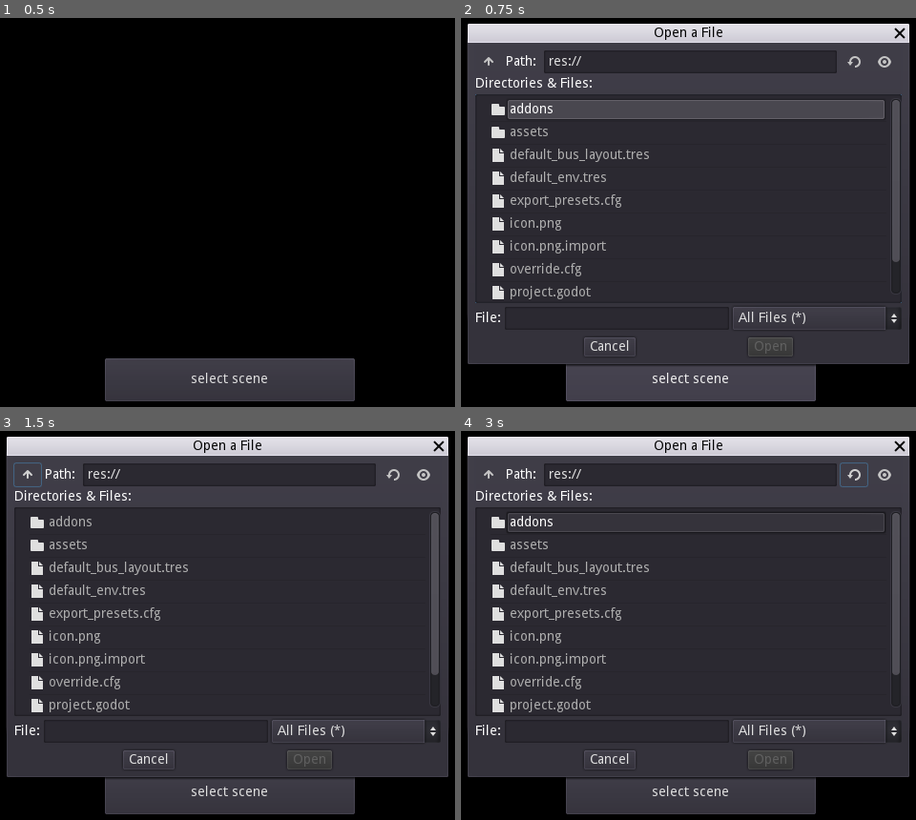
Above: before the commit, frames 1-4 (two rows, left to right).
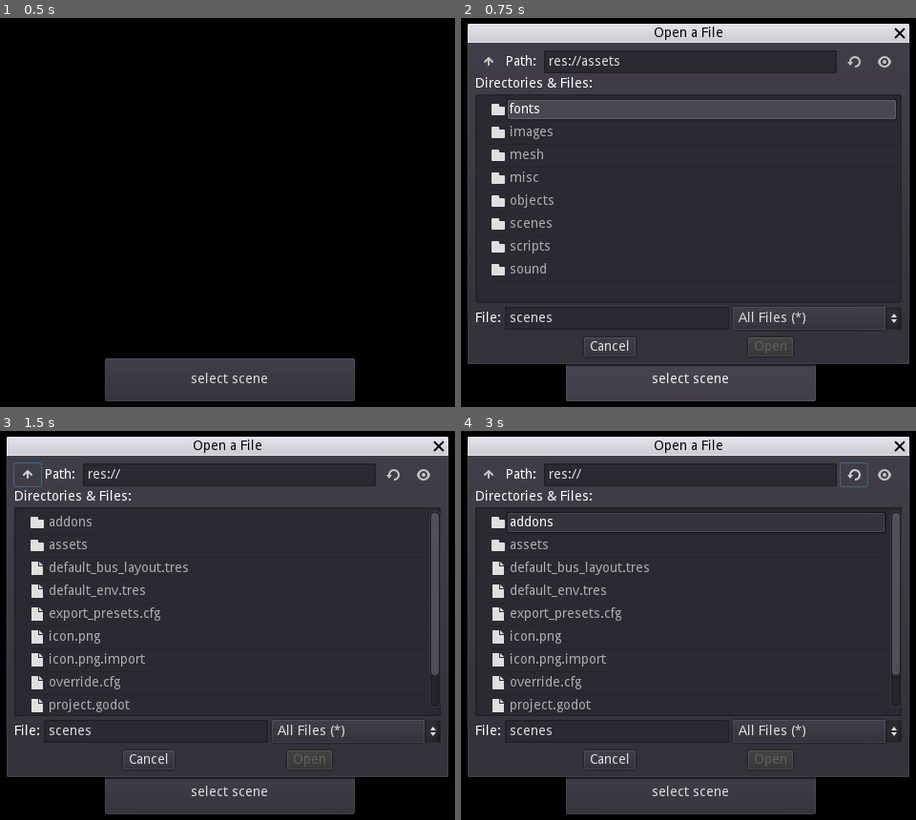
Above: after the commit, the same moments.

Repository: souperthe/Souper123-Adventure-Into-3D-LEGACY
Game: Godot game, scene res://assets/scenes/title.tscn
The game is run twice, just before and just after one commit, with the same random seed, the same clock (stepped at 60 frames per second) and the same inputs. Sound files missing from this copy of the repository are replaced by a short silence.
Inputs (mouse positions are in pixels of both pictures, inside the frame that each line leads up to):
- Up to frame 1 (0.5 s): no input
- Up to frame 2 (0.75 s): click "select scene" at 0.5 s
- Up to frame 3 (1.5 s): click (27, 473) at 1.25 s
- Up to frame 4 (3 s): click (488, 473) at 2 s; click (852, 473) at 2.75 s

Frame 1 is identical in both runs. In frame 2, 3.0% of the frame differs, in the area x 6-97%, y 9-79%; in frame 3, less than 0.1%; in frame 4, less than 0.1%.

Commit message:
idk wtf i changed

Diff:
--- a/3d game/assets/objects/sign.tscn
+++ b/3d game/assets/objects/sign.tscn
@@ -498,16 +498,20 @@
 [node name="CanvasLayer" type="CanvasLayer" parent="."]
 
 [node name="Control" type="Control" parent="CanvasLayer"]
+anchor_left = 0.5
 anchor_top = 0.5
+anchor_right = 0.5
 anchor_bottom = 0.5
-margin_top = -67.5
-margin_right = 492.0
-margin_bottom = 201.5
+margin_left = -246.0
+margin_top = -134.5
+margin_right = 246.0
+margin_bottom = 134.5
 
 [node name="Control" type="Control" parent="CanvasLayer/Control"]
-margin_left = 12.0
-margin_right = 275.0
-margin_bottom = 180.0
+margin_left = -44.0
+margin_top = 48.0
+margin_right = 219.0
+margin_bottom = 228.0
 
 [node name="ColorRect" type="ColorRect" parent="CanvasLayer/Control/Control"]
 margin_right = 264.0
--- a/3d game/assets/scenes/test2.tscn
+++ b/3d game/assets/scenes/test2.tscn
@@ -34,6 +34,9 @@
 fog_depth_end = 500.0
 dof_blur_near_distance = 10.37
 adjustment_enabled = true
+
+[sub_resource type="ViewportTexture" id=5]
+viewport_path = NodePath("Viewport")
 
 [node name="Spatial" type="Spatial"]
 
@@ -87,3 +90,18 @@
 
 [node name="baddie" parent="." instance=ExtResource( 7 )]
 transform = Transform( 1, 0, 0, 0, 1, 0, 0, 0, 1, 3, 8, -46 )
+
+[node name="Sprite3D" type="Sprite3D" parent="."]
+transform = Transform( 1, 0, 0, 0, 1, 0, 0, 0, 1, 0, 0, -38.6 )
+texture = SubResource( 5 )
+__meta__ = {
+"_edit_group_": true
+}
+
+[node name="Viewport" type="Viewport" parent="."]
+size = Vector2( 1000, 1000 )
+size_override_stretch = true
+transparent_bg = true
+
+[node name="Camera" type="Camera" parent="Viewport"]
+transform = Transform( 1, 8.9407e-08, 8.74228e-08, 8.9407e-08, -1, 7.81621e-15, 8.74228e-08, 0, -1, 0, 0, -38 )
--- a/3d game/assets/scenes/title.tscn
+++ b/3d game/assets/scenes/title.tscn
@@ -30,7 +30,7 @@
 margin_right = 536.0
 margin_bottom = 378.0
 rect_min_size = Vector2( 150, 52.5 )
-window_title = "Open a File"
+window_title = "Select Scene"
 mode = 0
 
 [connection signal="pressed" from="CanvasLayer/Control/Button2" to="." method="_on_Button2_pressed"]
--- a/3d game/assets/scripts/global.gd
+++ b/3d game/assets/scripts/global.gd
@@ -14,6 +14,7 @@
 func _ready():
 	OS.center_window()
 	get_viewport().transparent_bg = true
+	#Engine.target_fps = 30
 	pass # Replace with function body.
 
 
--- a/3d game/assets/scripts/player.gd
+++ b/3d game/assets/scripts/player.gd
@@ -142,12 +142,13 @@
 		$camera/SpringArm/Camera.fov = 40
 		$camera.rotation_degrees.y = lerp($camera.rotation_degrees.y, look_rot.y, 15 * delta)
 		#$camera.rotation_degrees.x = lerp($camera.rotation_degrees.x, look_rot.x, 15 * delta)
-		var distance = -15 - clamp((distancefromlastfloor / 5), -30, 30)
-		var distance2 =  clamp((distancefromlastfloor / 13), -2, 2)
+		var distance = -15 - clamp((distancefromlastfloor / 1.5), -30, 30)
+		var distance2 =  clamp((distancefromlastfloor / 10), -2, 2) * 2
 		var distance3 = lastfloor - translation
 		$camera.rotation_degrees.x =  lerp($camera.rotation_degrees.x, distance, 5 * delta)
-		#$camera.translation.y = lerp($camera.translation.y, 1.5 - distance2, 2 * delta)
-		$camera.translation.y = distance3.y + 2
+		$camera.translation.y = lerp($camera.translation.y, 1.5 - distance2, 2 * delta)
+		$camera/SpringArm.margin = -$camera/SpringArm.spring_length
+		#$camera.translation.y = distance3.y + 2
 		$camera.translation.x = camera_dir.x * 2
 		$camera.translation.z = camera_dir.z * 3
 		if Input.is_action_just_released("player_scrollup"):
--- a/3d game/assets/scripts/title.gd
+++ b/3d game/assets/scripts/title.gd
@@ -8,6 +8,7 @@
 
 # Called when the node enters the scene tree for the first time.
 func _ready():
+	$CanvasLayer/Control/FileDialog.current_path = "res://assets/scenes"
 	music_controller.songplay("res://assets/sound/mu_titlebeat.ogg", false)
 	pass # Replace with function body.
 
Not shown: 1 places in 3d game/assets/scenes/test2.tscn that only renumber resources
